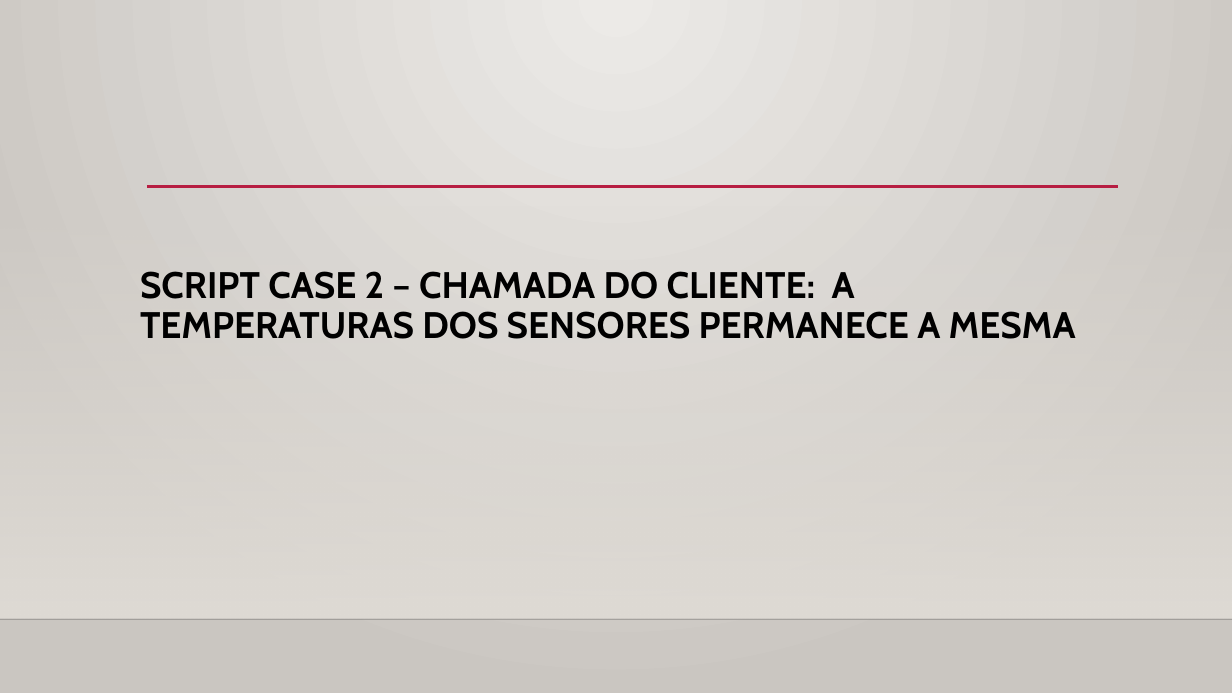
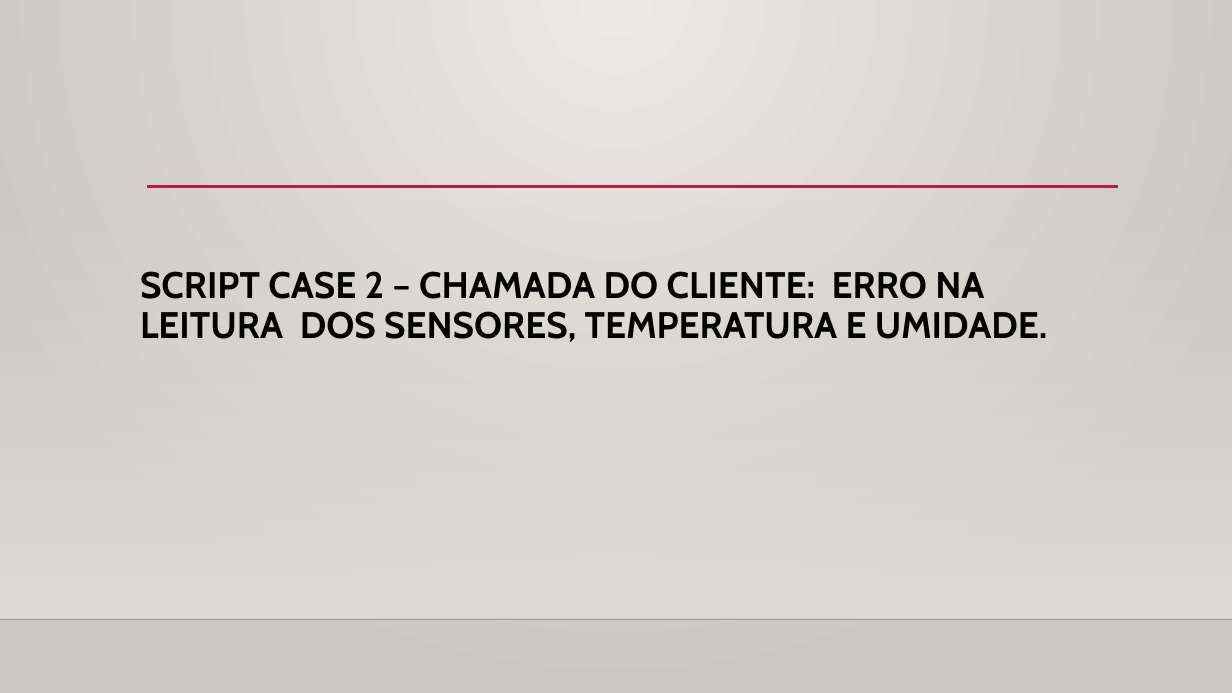
Before and after one commit to BandTec/grupo9-ads, a slide deck: slide 4 of documentacao/Apresentação de script para help desk.pptx. Drawn at 1232x693 pixels with LibreOffice and Linux fonts; fonts in the diff are those of the drawing; background and template pictures are left out. Boxes give left, top, right and bottom in pixels: in the first picture for what was removed or moved away, otherwise in the second. Text is boxed around its words. In the diff, an @@ line names an element or a change of style, - is before the commit and + after.

```diff
--- a/documentacao/Apresentação de script para help desk.pptx
+++ b/documentacao/Apresentação de script para help desk.pptx
@@ title at [140, 271, 1048, 342]: text changed @@
-SCRIPT CASE 2 – CHAMADA DO CLIENTE: A TEMPERATURAS DOS SENSORES PERMANECE A MESMA
+SCRIPT CASE 2 – CHAMADA DO CLIENTE: ERRO NA LEITURA DOS SENSORES, TEMPERATURA E UMIDADE.
```
Also in this commit, not shown: 2 other slides changed, 4 other files.
